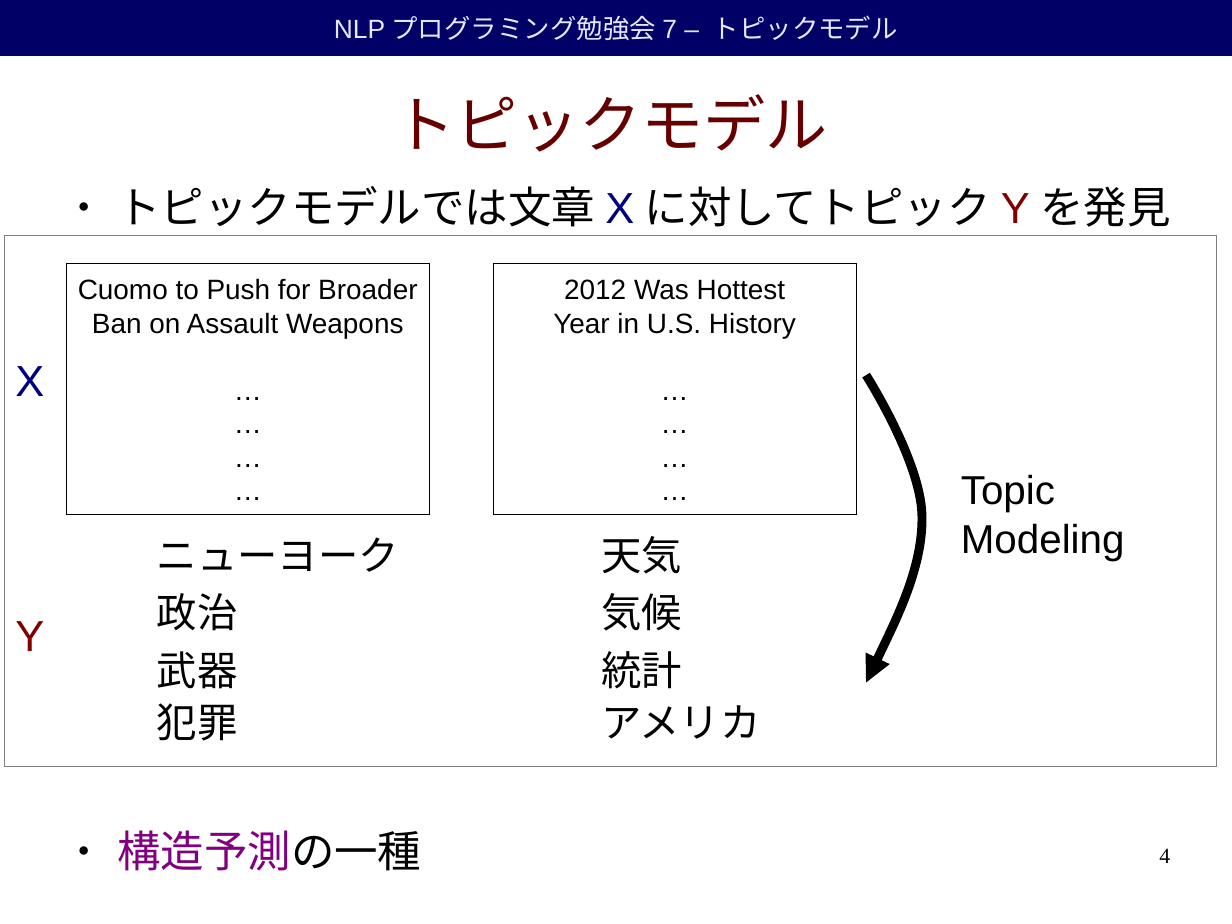
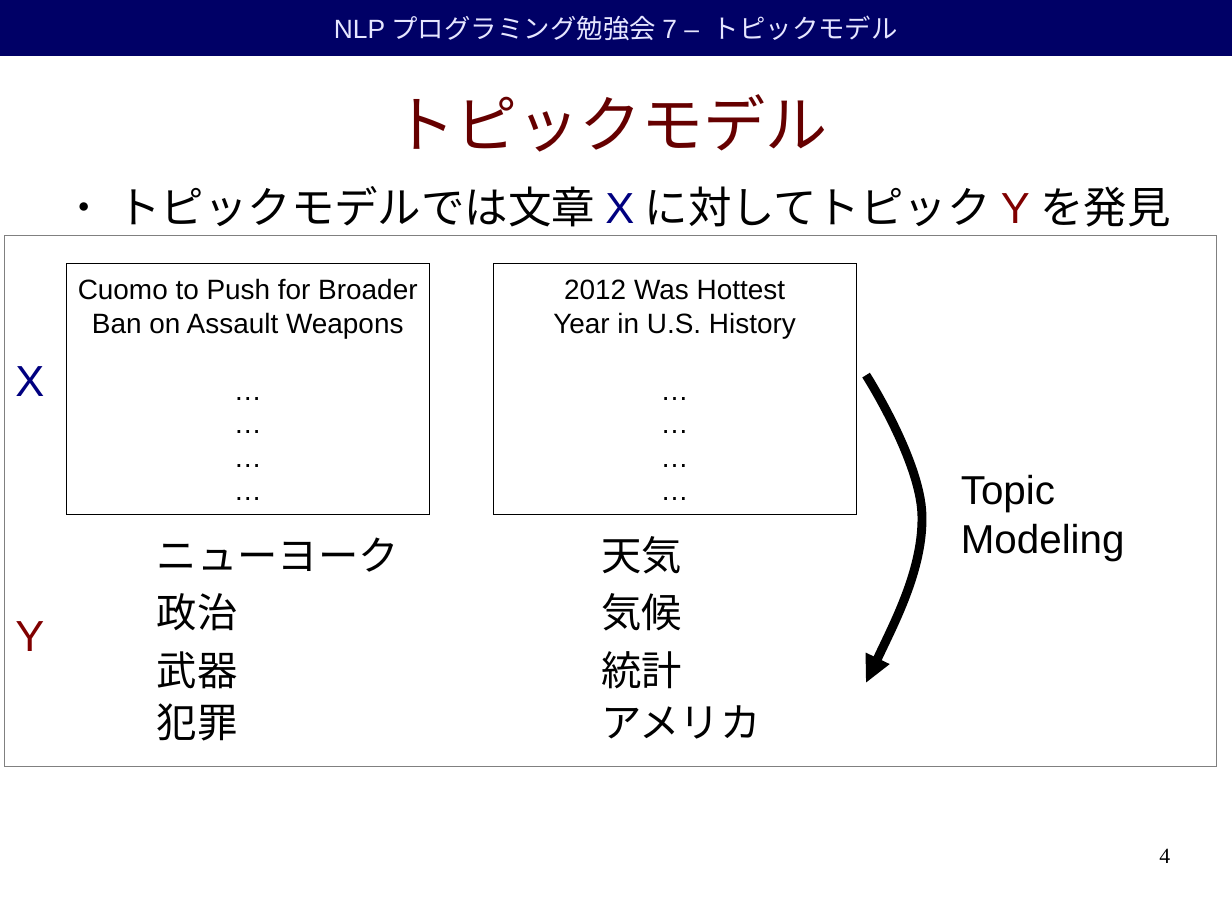
Before and after one commit to duffrind/nlppractice, a slide deck: slide 4 of download/07-topic/nlp-programming-ja-07-topic.odp. Drawn at 1232x924 pixels with LibreOffice and Linux fonts; fonts in the diff are those of the drawing; background and template pictures are left out. Boxes give left, top, right and bottom in pixels: in the first picture for what was removed or moved away, otherwise in the second. Text is boxed around its words. In the diff, an @@ line names an element or a change of style, - is before the commit and + after.

```diff
--- a/download/07-topic/nlp-programming-ja-07-topic.odp
+++ b/download/07-topic/nlp-programming-ja-07-topic.odp
@@ text at <box>118,830,422,871</box>: paragraph removed @@
-● 構造予測の一種
```
Also in this commit, not shown: 5 other slides changed, 2 slides added, 3 other files.
